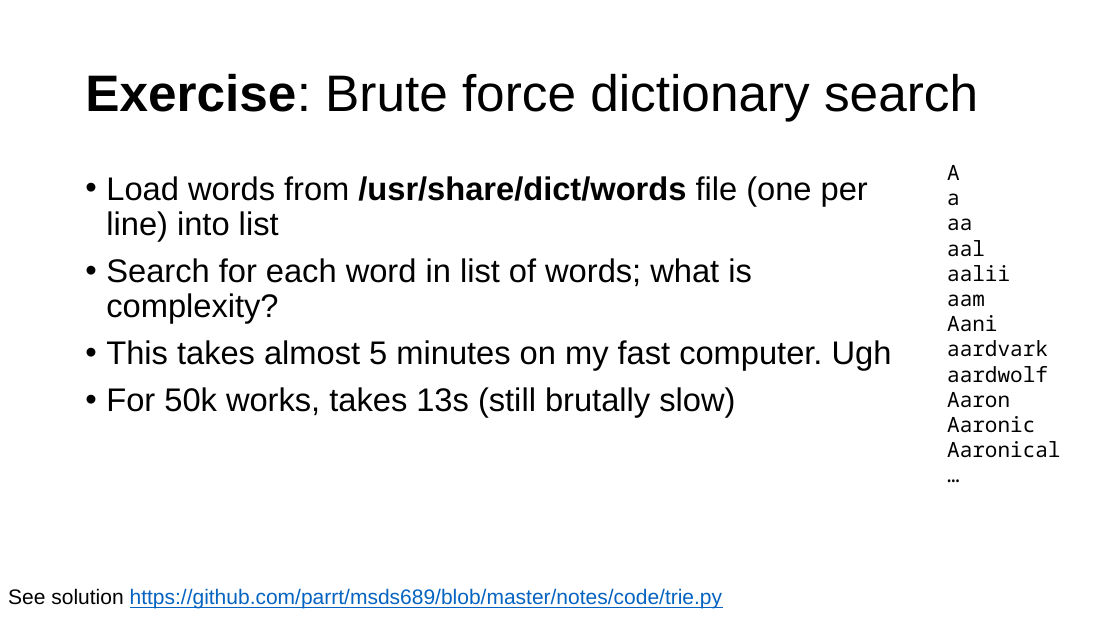
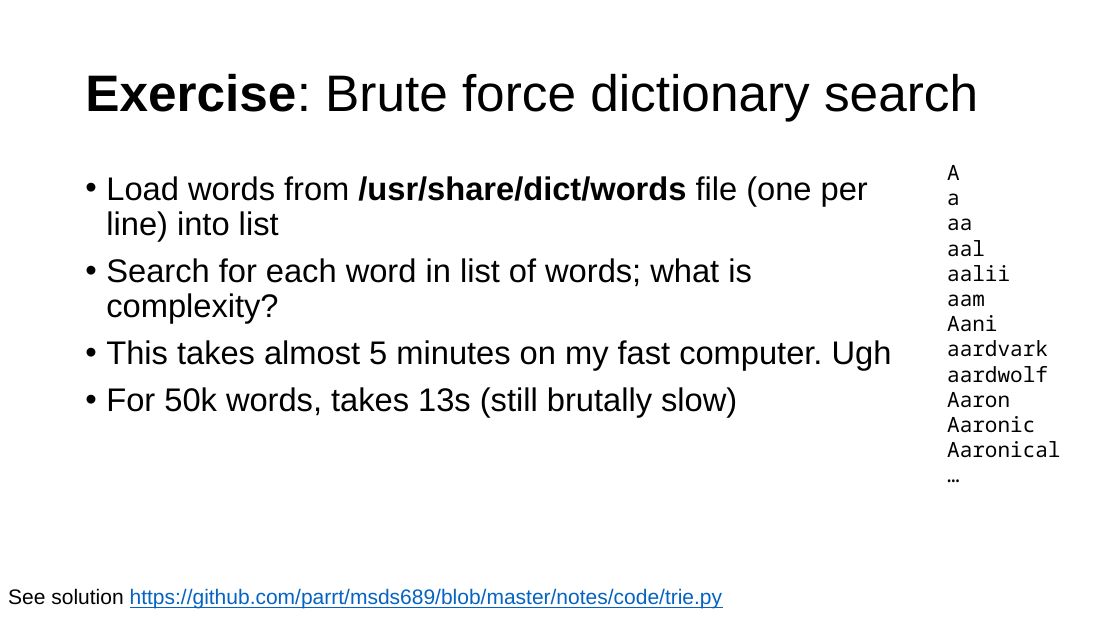
Before and after one commit to parrt/msds689, a slide deck: slide 22 of notes/searching.pptx. Drawn at 1120x630 pixels with LibreOffice and Linux fonts; fonts in the diff are those of the drawing; background and template pictures are left out. Boxes give left, top, right and bottom in pixels: in the first picture for what was removed or moved away, otherwise in the second. Text is boxed around its words. In the diff, an @@ line names an element or a change of style, - is before the commit and + after.

```diff
--- a/notes/searching.pptx
+++ b/notes/searching.pptx
@@ text at <box>106,387,737,417</box>: text changed @@
-• For 50k works, takes 13s (still brutally slow)
+• For 50k words, takes 13s (still brutally slow)
```
Also in this commit, not shown: 1 other slide changed, 1 other file.
